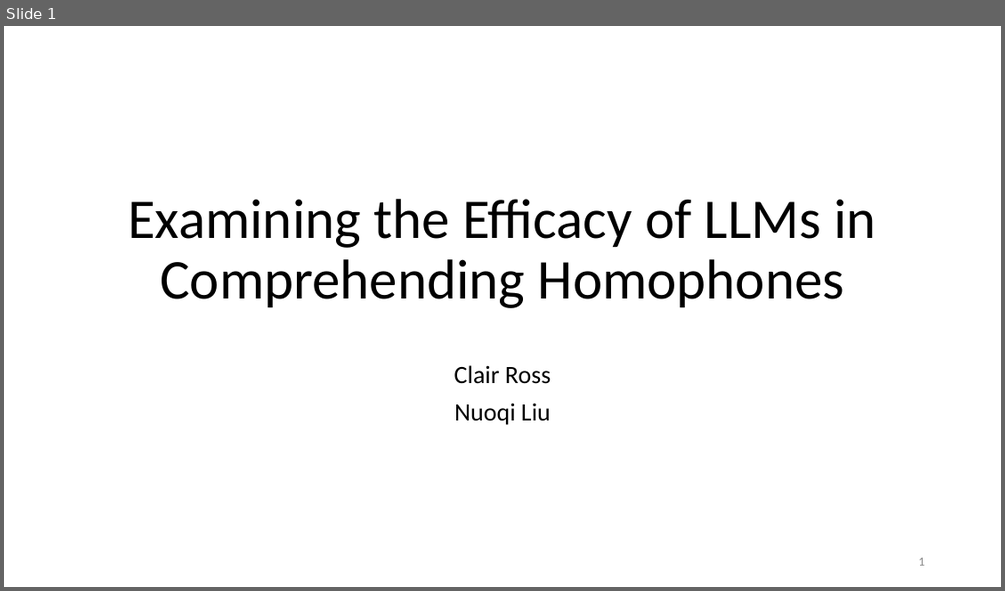
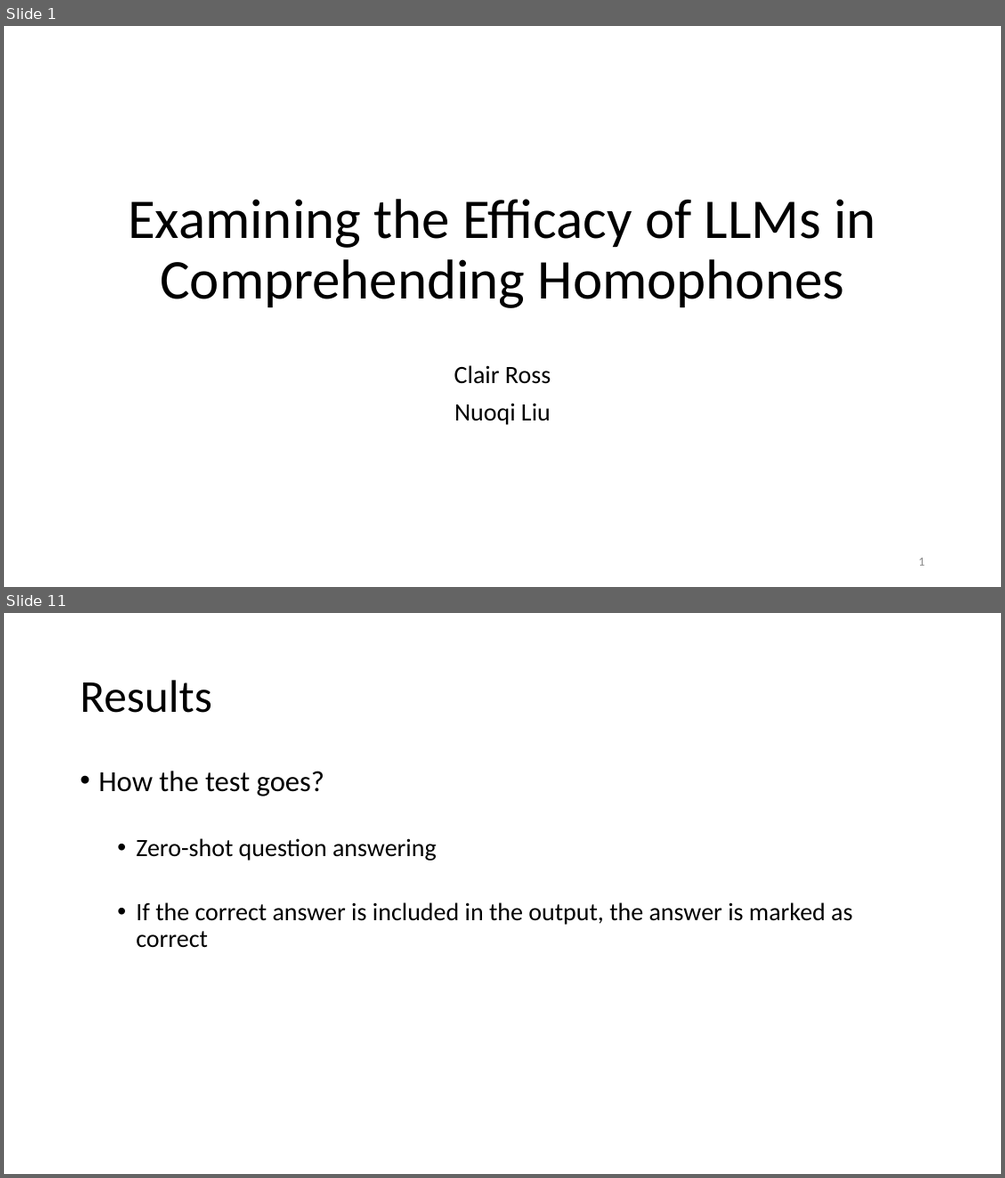
Before and after one commit to LNQ1997/CPSC532V-project, a slide deck: final_presentation.pptx. Shown one above the other, each under a label of ours: slide 1 before the commit, slides 1 and 11 after it; the slides between them are not shown. The pictures are 1005x591 and 1005x1178 pixels, drawn with LibreOffice and Linux fonts; fonts in the diff are those of the drawing. Boxes give left, top, right and bottom in pixels: in the first picture for what was removed or moved away, otherwise in the second. Text is boxed around its words. In the diff, an @@ line names an element or a change of style, - is before the commit and + after.

```diff
--- a/final_presentation.pptx
+++ b/final_presentation.pptx
@@ slide 11 added at [4,613,1001,1174], background #FFFFFF @@
@@ title added at [80,680,212,713], 44 pt, text #000000 @@
+Results
@@ text added at [98,771,852,948], 24 pt, text #000000 @@
+• How the test goes?
+  • Zero-shot question answering
+  • If the correct answer is included in the output, the answer is marked as correct
```
Also in this commit, not shown: 1 slide changed, 18 other slides added, 4 slides removed.
